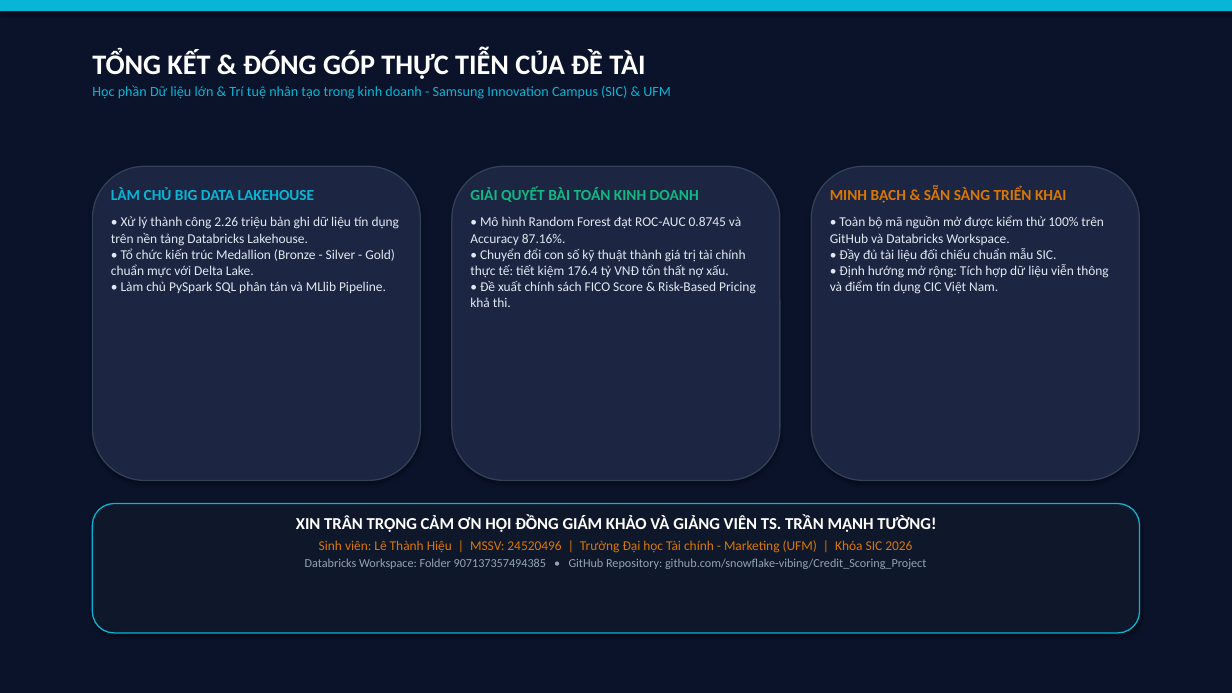
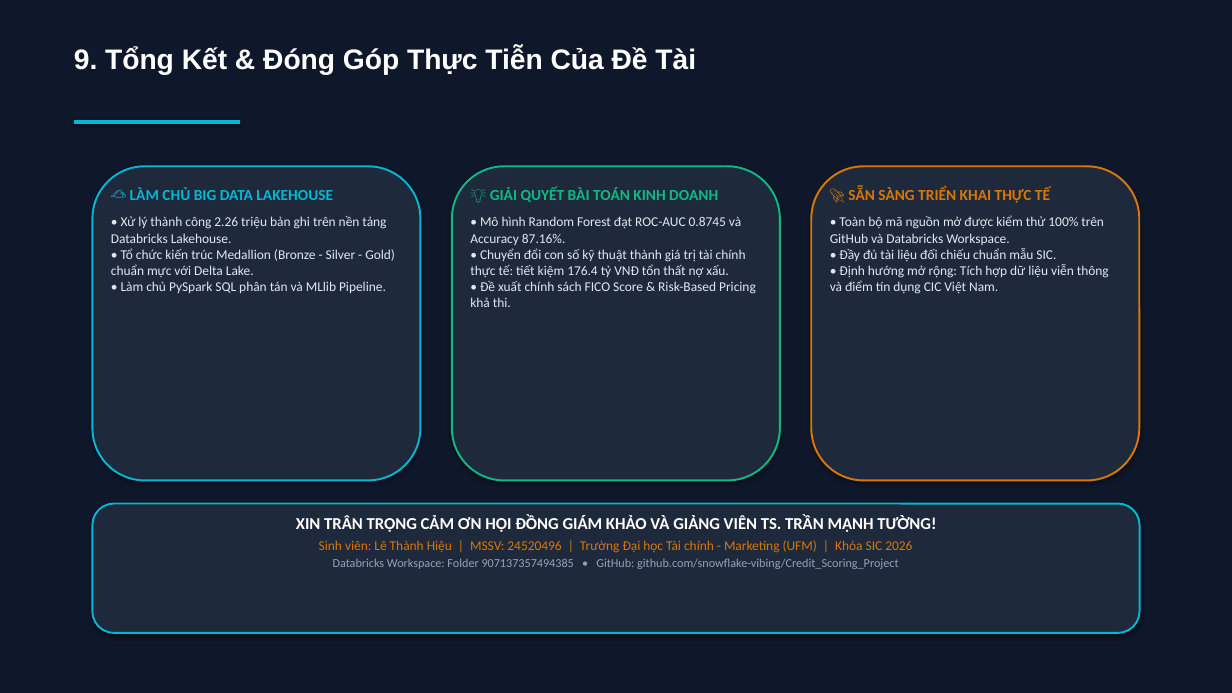
Before and after one commit to snowflake-vibing/Credit_Scoring_Project, a slide deck: slide 10 of slide_bao_ve_de_tai_7.pptx. Drawn at 1232x693 pixels with LibreOffice and Linux fonts; fonts in the diff are those of the drawing. Boxes give left, top, right and bottom in pixels: in the first picture for what was removed or moved away, otherwise in the second. Text is boxed around its words. In the diff, an @@ line names an element or a change of style, - is before the commit and + after.

```diff
--- a/slide_bao_ve_de_tai_7.pptx
+++ b/slide_bao_ve_de_tai_7.pptx
@@ rectangle at (0,0,1232,693): fill #0B132B to #0F172A @@
@@ rectangle removed at (0,0,1232,11) @@
@@ text at (74,47,696,75): text changed; size 11 to 22 pt; font Calibri to Arial; text colour #06B6D4 to #FFFFFF; bold on @@
-TỔNG KẾT & ĐÓNG GÓP THỰC TIỄN CỦA ĐỀ TÀI
-Học phần Dữ liệu lớn & Trí tuệ nhân tạo trong kinh doanh - Samsung Innovation Campus (SIC) & UFM
+9. Tổng Kết & Đóng Góp Thực Tiễn Của Đề Tài
@@ rectangle added at (74,120,240,124), fill #06B6D4 @@
@@ rounded rectangle at (92,166,421,481): fill #1C2541 to #1E293B; outline #334155 1 pt to #06B6D4 1.5 pt @@
@@ rounded rectangle at (452,166,780,481): fill #1C2541 to #1E293B; outline #334155 1 pt to #10B981 1.5 pt @@
@@ rounded rectangle at (811,166,1140,481): fill #1C2541 to #1E293B; outline #334155 1 pt to #D97706 1.5 pt @@
@@ text at (111,187,395,293): text changed @@
-LÀM CHỦ BIG DATA LAKEHOUSE
-• Xử lý thành công 2.26 triệu bản ghi dữ liệu tín dụng trên nền tảng Databricks Lakehouse.
-• Tổ chức kiến trúc Medallion (Bronze - Silver - Gold) chuẩn mực với Delta Lake.
-• Làm chủ PySpark SQL phân tán và MLlib Pipeline.
+☁️ LÀM CHỦ BIG DATA LAKEHOUSE
+• Xử lý thành công 2.26 triệu bản ghi trên nền tảng Databricks Lakehouse.
+• Tổ chức kiến trúc Medallion (Bronze - Silver - Gold) chuẩn mực với Delta Lake.
+• Làm chủ PySpark SQL phân tán và MLlib Pipeline.
@@ text at (490,187,718,202): text changed @@
-GIẢI QUYẾT BÀI TOÁN KINH DOANH
+💡 GIẢI QUYẾT BÀI TOÁN KINH DOANH
@@ text at (848,187,1050,203): text changed @@
-MINH BẠCH & SẴN SÀNG TRIỂN KHAI
+🚀 SẴN SÀNG TRIỂN KHAI THỰC TẾ
@@ rounded rectangle at (92,504,1140,633): fill #0F172A to #1E293B; outline #06B6D4 1 pt to #06B6D4 1.5 pt @@
@@ text at (333,558,898,569): text changed @@
-Databricks Workspace: Folder 907137357494385 • GitHub Repository: github.com/snowflake-vibing/Credit_Scoring_Project
+Databricks Workspace: Folder 907137357494385 • GitHub: github.com/snowflake-vibing/Credit_Scoring_Project
```
Also in this commit, not shown: 9 other slides changed, 2 other files.
